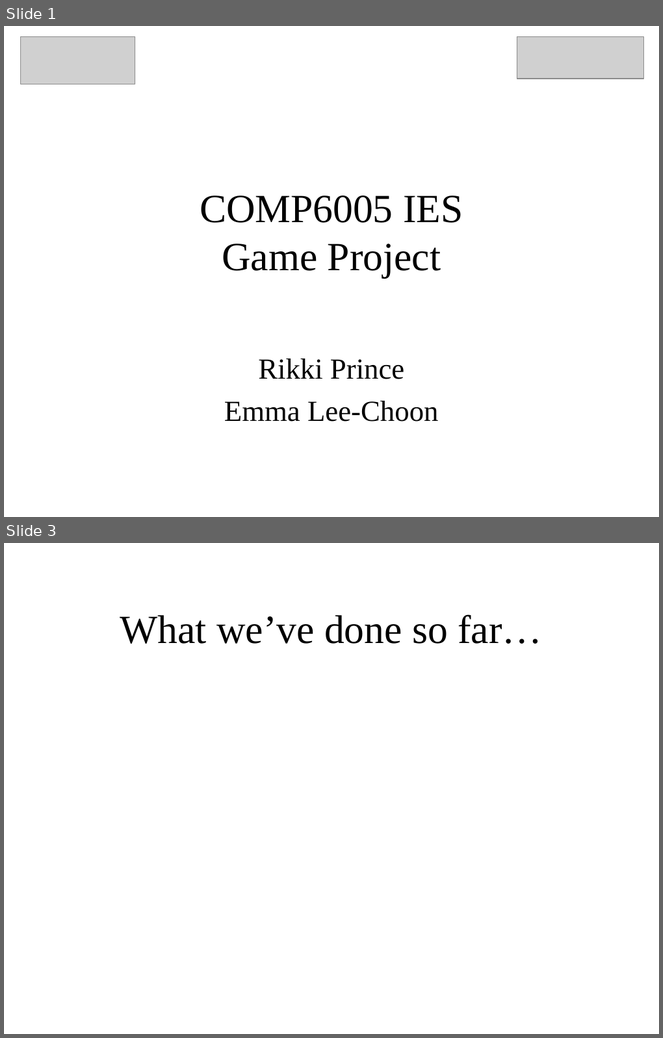
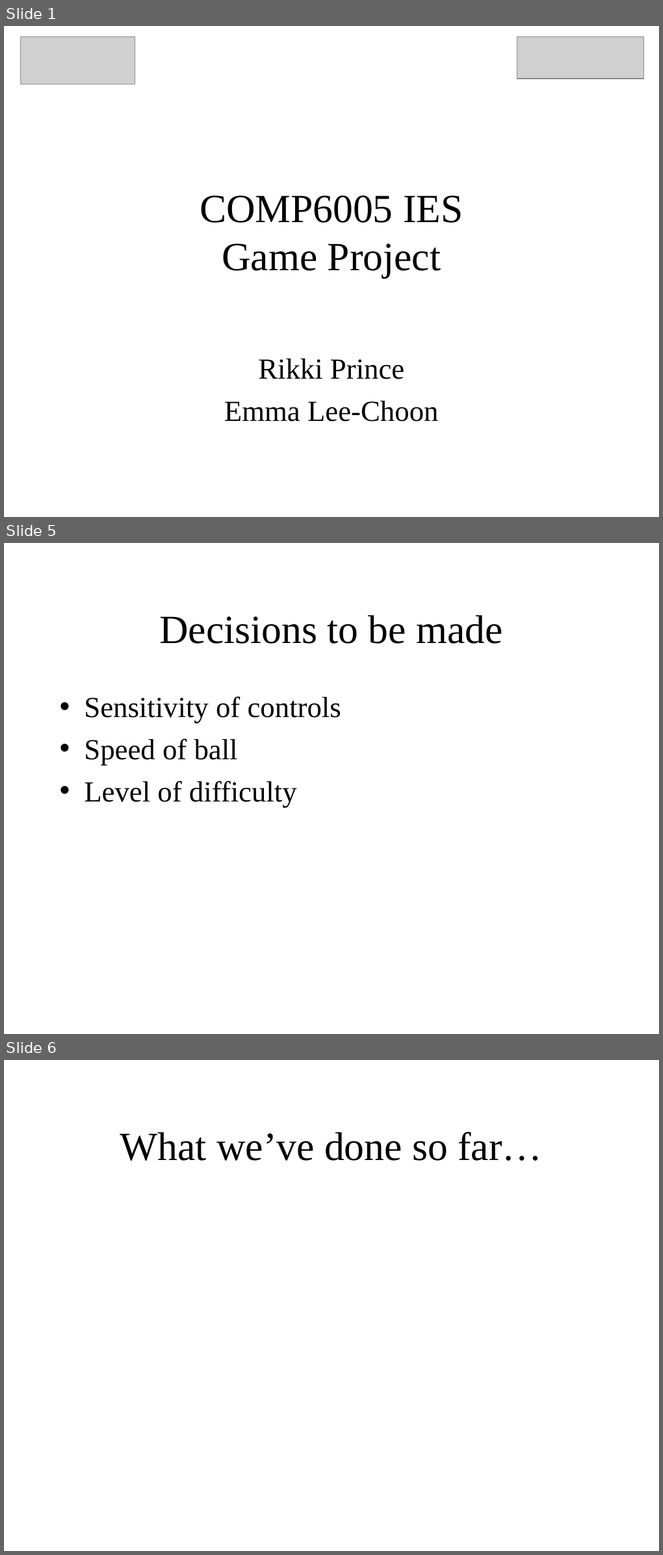
Before and after one commit to rikkiprince/tippycool, a slide deck: Presentation/Presentation.ppt. Shown one above the other, each under a label of ours: slides 1 and 3 before the commit, slides 1, 5 and 6 after it; the slides between them are not shown. The pictures are 663x1038 and 663x1555 pixels, drawn with LibreOffice and Linux fonts; fonts in the diff are those of the drawing; grey boxes stand for pictures. Boxes give left, top, right and bottom in pixels: in the first picture for what was removed or moved away, otherwise in the second. Text is boxed around its words. In the diff, an @@ line names an element or a change of style, - is before the commit and + after.

```diff
--- a/Presentation/Presentation.ppt
+++ b/Presentation/Presentation.ppt
@@ slide 5 added at [4,543,659,1034], background #FFFFFF @@
@@ title added at [159,615,503,644], 44 pt, text #000000 @@
+Decisions to be made
@@ text added at [84,696,341,808], 32 pt, text #000000 @@
+• Sensitivity of controls
+• Speed of ball
+• Level of difficulty
@@ what was slide 3 is now slide 6 @@
```
Also in this commit, not shown: 1 slide changed, 2 other slides added.
